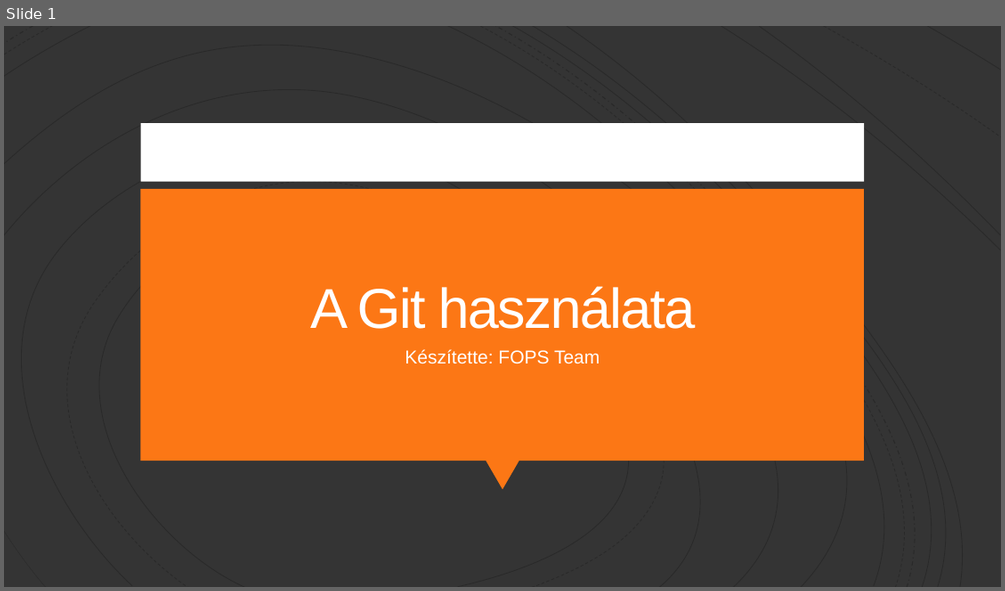
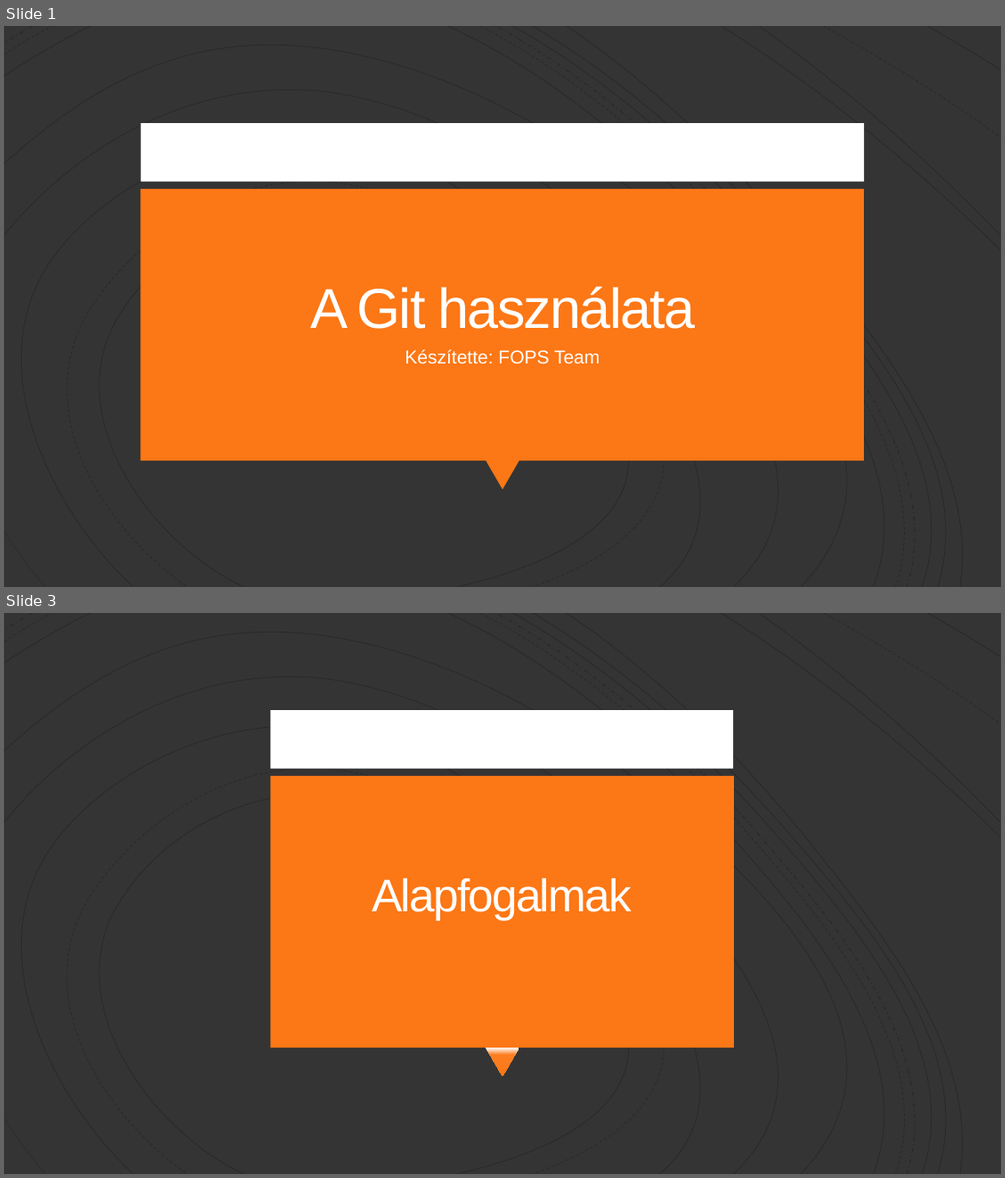
Before and after one commit to Peter-2007/FOPS, a slide deck: FOPS_Git.pptx. Shown one above the other, each under a label of ours: slide 1 before the commit, slides 1 and 3 after it; the slides between them are not shown. The pictures are 1005x591 and 1005x1178 pixels, drawn with LibreOffice and Linux fonts; fonts in the diff are those of the drawing. Boxes give left, top, right and bottom in pixels: in the first picture for what was removed or moved away, otherwise in the second. Text is boxed around its words. In the diff, an @@ line names an element or a change of style, - is before the commit and + after.

```diff
--- a/FOPS_Git.pptx
+++ b/FOPS_Git.pptx
@@ slide 3 added at [4,613,1001,1174], background #343434; not listed: 19 template elements that a slide beside it also shows @@
@@ rectangle added at [270,710,733,769], fill #FFFFFF @@
@@ rectangle added at [270,776,734,1047], fill #FC7715 @@
@@ title added at [372,877,631,920], 44 pt, text #FFFEFF @@
+Alapfogalmak
@@ triangle added at [485,1047,519,1076], fill gradient #FFFFFF to #FC7E21 to #FC7715 @@
```
Also in this commit, not shown: 6 other slides added, 1 slide removed.
